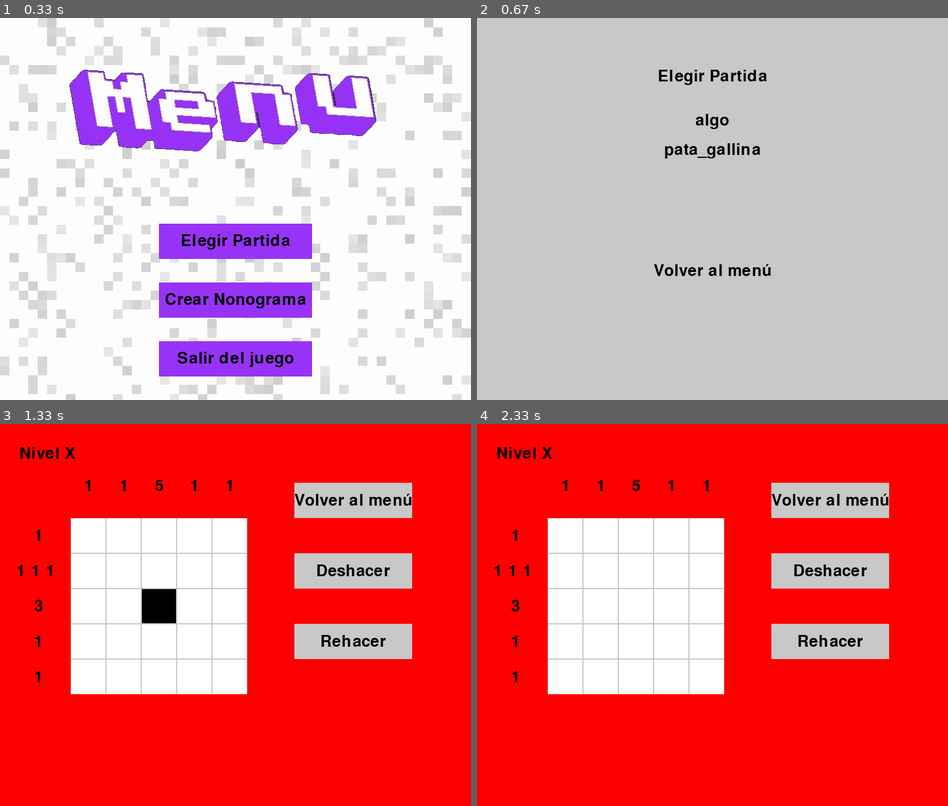
Above: before the commit, frames 1-4 (two rows, left to right).
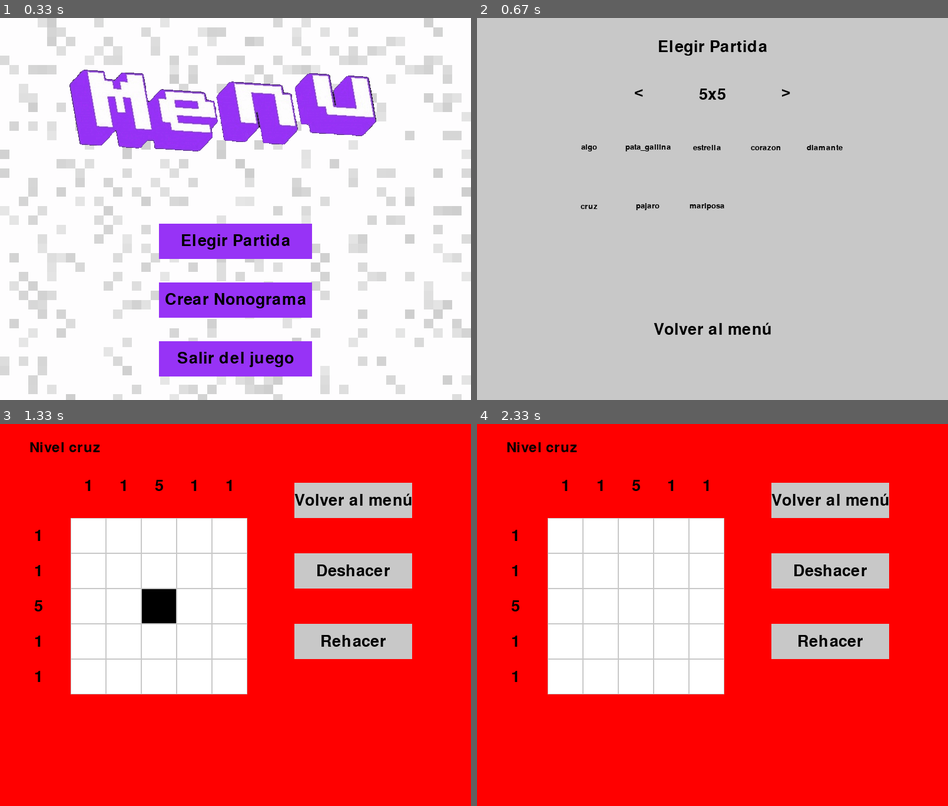
Above: after the commit, the same moments.

Repository: Diego-ipt/Pygame_nonograma
Game: pygame game, started from inicio.py
Two runs of this game, one before a commit and one after it. Both use one fixed random seed, a clock stepped at 60 frames per second and the inputs below.
Inputs (mouse positions are in pixels of both pictures, inside the frame that each line leads up to):
- Up to frame 1 (0.33 s): no input
- Up to frame 2 (0.67 s): press the mouse at (712, 239) at 0.37 s; move the mouse to (637, 270) at 0.47 s; release the mouse at (566, 296) at 0.6 s
- Up to frame 3 (1.33 s): press the mouse at (113, 611) at 0.7 s; move the mouse to (94, 569) at 0.8 s; release the mouse at (75, 523) at 0.93 s; press the mouse at (160, 607) at 1.03 s; move the mouse to (259, 641) at 1.13 s; release the mouse at (357, 676) at 1.27 s
- Up to frame 4 (2.33 s): click (806, 584) at 1.47 s; press the mouse at (637, 607) at 1.77 s; move the mouse to (608, 641) at 1.87 s; move the mouse to (580, 676) at 1.97 s; release the mouse at (580, 676) at 2 s; press the mouse at (637, 607) at 2.17 s; move the mouse to (759, 538) at 2.27 s

Frame 1 is identical in both runs. In frame 2, 2.3% of the frame differs, in the area x 22-78%, y 5-83%; in frame 3, 0.4%; in frame 4, 0.4%.

Commit message:
Cuadrícula para elección de nivel, se puede cambiar de dificultad. Se añadieron nuevos niveles predeterminados (#8)
* Branch publicada, codigo no funcional actualmente, codigo para guardar diseno cambiado para ordenar carpetas. Tests actualizados y empezados

* eleccion de niveles en formato cuadricula, además de creación de algunos niveles 5x5

* Creacion de nuevos niveles para 7x7 y 10x10. Además, ahora se muestra el nombre del nivel dentro del juego

---------

Co-authored-by: JavierKDGN <javier.cadagan6@gmail.com>

Diff:
--- /dev/null
+++ b/levels/base_levels/size_10/nivel_2_size_10.json
@@ -0,0 +1,17 @@
+{
+    "nivel": 2,
+    "Name": "abeto",
+    "diseno": [
+        [false, false, false, false, false, false, false, true, false, false],
+        [false, false, false, false, false, false, true, true, false, false],
+        [false, false, false, false, false, true, true, true, false, false],
+        [false, false, false, false, true, true, true, true, true, false],
+        [false, false, false, true, true, true, true, true, true, false],
+        [false, false, true, true, true, true, true, true, false, false],
+        [false, false, false, false, false, false, false, false, false, false],
+        [false, false, false, false, false, false, false, false, false, false],
+        [false, false, false, false, false, false, false, false, false, false],
+        [false, false, false, false, false, false, false, false, false, false]
+    ],
+    "grid_size": 10
+}
--- /dev/null
+++ b/levels/base_levels/size_10/nivel_3_size_10.json
@@ -0,0 +1,17 @@
+{
+    "nivel": 3,
+    "Name": "tigre",
+    "diseno": [
+        [false, false, true, false, false, false, false, false, false, false],
+        [false, true, true, true, false, false, false, false, false, false],
+        [true, true, true, true, true, false, false, false, false, false],
+        [false, false, true, true, true, true, true, true, true, false],
+        [false, false, false, true, true, true, true, true, false, false],
+        [false, false, false, false, false, false, false, false, false, false],
+        [false, false, false, false, false, false, false, false, false, false],
+        [false, false, false, false, false, false, false, false, false, false],
+        [false, false, false, false, false, false, false, false, false, false],
+        [false, false, false, false, false, false, false, false, false, false]
+    ],
+    "grid_size": 10
+}
--- /dev/null
+++ b/levels/base_levels/size_10/nivel_4_size_10.json
@@ -0,0 +1,17 @@
+{
+    "nivel": 4,
+    "Name": "perro",
+    "diseno": [
+        [false, false, false, false, true, true, false, false, false, false],
+        [false, false, false, true, true, true, true, false, false, false],
+        [false, false, true, true, false, false, true, true, false, false],
+        [false, true, true, true, false, false, true, true, true, false],
+        [false, false, true, false, true, true, true, true, false, false],
+        [false, false, false, true, true, false, false, false, false, false],
+        [false, false, false, false, false, false, false, false, false, false],
+        [false, false, false, false, false, false, false, false, false, false],
+        [false, false, false, false, false, false, false, false, false, false],
+        [false, false, false, false, false, false, false, false, false, false]
+    ],
+    "grid_size": 10
+}
--- /dev/null
+++ b/levels/base_levels/size_10/nivel_5_size_10.json
@@ -0,0 +1,17 @@
+{
+    "nivel": 5,
+    "Name": "elefante",
+    "diseno": [
+        [false, false, true, true, true, true, false, false, false, false],
+        [false, true, true, true, true, true, true, true, false, false],
+        [true, true, true, false, false, false, true, true, true, false],
+        [false, true, false, true, true, true, true, false, false, false],
+        [false, false, false, true, false, false, false, false, false, false],
+        [false, false, false, false, false, false, false, false, false, false],
+        [false, false, false, false, false, false, false, false, false, false],
+        [false, false, false, false, false, false, false, false, false, false],
+        [false, false, false, false, false, false, false, false, false, false],
+        [false, false, false, false, false, false, false, false, false, false]
+    ],
+    "grid_size": 10
+}
--- /dev/null
+++ b/levels/base_levels/size_10/nivel_6_size_10.json
@@ -0,0 +1,17 @@
+{
+    "nivel": 6,
+    "Name": "conejo",
+    "diseno": [
+        [false, false, false, true, true, false, false, false, false, false],
+        [false, false, true, true, false, true, true, false, false, false],
+        [false, true, true, true, true, true, true, false, false, false],
+        [false, false, false, false, true, false, true, true, false, false],
+        [false, false, false, false, false, true, true, false, false, false],
+        [false, false, false, false, false, false, false, false, false, false],
+        [false, false, false, false, false, false, false, false, false, false],
+        [false, false, false, false, false, false, false, false, false, false],
+        [false, false, false, false, false, false, false, false, false, false],
+        [false, false, false, false, false, false, false, false, false, false]
+    ],
+    "grid_size": 10
+}
--- /dev/null
+++ b/levels/base_levels/size_10/nivel_7_size_10.json
@@ -0,0 +1,17 @@
+{
+    "nivel": 7,
+    "Name": "raton",
+    "diseno": [
+        [false, false, false, true, false, false, false, false, false, false],
+        [false, false, true, true, false, true, true, false, false, false],
+        [false, true, true, true, false, true, true, true, false, false],
+        [true, false, false, true, true, true, false, false, false, false],
+        [false, false, false, false, false, false, false, false, false, false],
+        [false, false, false, false, false, false, false, false, false, false],
+        [false, false, false, false, false, false, false, false, false, false],
+        [false, false, false, false, false, false, false, false, false, false],
+        [false, false, false, false, false, false, false, false, false, false],
+        [false, false, false, false, false, false, false, false, false, false]
+    ],
+    "grid_size": 10
+}
--- /dev/null
+++ b/levels/base_levels/size_10/nivel_8_size_10.json
@@ -0,0 +1,17 @@
+{
+    "nivel": 8,
+    "Name": "caballo",
+    "diseno": [
+        [false, false, true, true, true, false, false, false, false, false],
+        [false, true, true, true, true, true, true, false, false, false],
+        [true, true, true, false, false, true, true, true, false, false],
+        [false, true, true, false, true, true, true, false, false, false],
+        [false, false, false, false, false, false, false, false, false, false],
+        [false, false, false, false, false, false, false, false, false, false],
+        [false, false, false, false, false, false, false, false, false, false],
+        [false, false, false, false, false, false, false, false, false, false],
+        [false, false, false, false, false, false, false, false, false, false],
+        [false, false, false, false, false, false, false, false, false, false]
+    ],
+    "grid_size": 10
+}
--- /dev/null
+++ b/levels/base_levels/size_5/nivel_3_size_5.json
@@ -0,0 +1,12 @@
+{
+    "nivel": 3,
+    "Name": "estrella",
+    "diseno": [
+      [false, false, true, false, false],
+      [false, true, true, true, false],
+      [true, true, true, true, true],
+      [false, true, true, true, false],
+      [false, false, true, false, false]
+    ],
+    "grid_size": 5
+  }
--- /dev/null
+++ b/levels/base_levels/size_5/nivel_4_size_5.json
@@ -0,0 +1,12 @@
+{
+    "nivel": 4,
+    "Name": "corazon",
+    "diseno": [
+      [false, true, false, true, false],
+      [true, true, true, true, true],
+      [true, true, true, true, true],
+      [false, true, true, true, false],
+      [false, false, true, false, false]
+    ],
+    "grid_size": 5
+  }
--- /dev/null
+++ b/levels/base_levels/size_5/nivel_5_size_5.json
@@ -0,0 +1,12 @@
+{
+    "nivel": 5,
+    "Name": "diamante",
+    "diseno": [
+      [false, false, true, false, false],
+      [false, true, true, true, false],
+      [true, true, true, true, true],
+      [false, true, true, true, false],
+      [false, false, true, false, false]
+    ],
+    "grid_size": 5
+  }
--- /dev/null
+++ b/levels/base_levels/size_5/nivel_6_size_5.json
@@ -0,0 +1,12 @@
+{
+    "nivel": 6,
+    "Name": "cruz",
+    "diseno": [
+      [false, false, true, false, false],
+      [false, false, true, false, false],
+      [true, true, true, true, true],
+      [false, false, true, false, false],
+      [false, false, true, false, false]
+    ],
+    "grid_size": 5
+  }
--- /dev/null
+++ b/levels/base_levels/size_5/nivel_7_size_5.json
@@ -0,0 +1,12 @@
+{
+    "nivel": 7,
+    "Name": "pajaro",
+    "diseno": [
+      [false, true, false, true, false],
+      [false, true, true, true, false],
+      [true, false, false, false, true],
+      [false, true, true, true, false],
+      [true, true, true, true, true]
+    ],
+    "grid_size": 5
+  }
--- /dev/null
+++ b/levels/base_levels/size_5/nivel_8_size_5.json
@@ -0,0 +1,12 @@
+{
+    "nivel": 8,
+    "Name": "mariposa",
+    "diseno": [
+      [false, true, false, true, false],
+      [true, false, true, false, true],
+      [false, true, false, true, false],
+      [true, false, true, false, true],
+      [false, true, false, true, false]
+    ],
+    "grid_size": 5
+  }
--- /dev/null
+++ b/levels/base_levels/size_7/nivel_3_size_7.json
@@ -0,0 +1,14 @@
+{
+    "nivel": 3,
+    "Name": "flor",
+    "diseno": [
+      [false, false, true, false, true, false, false],
+      [false, true, true, true, true, true, false],
+      [true, true, false, true, false, true, true],
+      [false, true, true, true, true, true, false],
+      [true, true, false, true, false, true, true],
+      [false, true, true, true, true, true, false],
+      [false, false, true, false, true, false, false]
+    ],
+    "grid_size": 7
+}
--- /dev/null
+++ b/levels/base_levels/size_7/nivel_4_size_7.json
@@ -0,0 +1,14 @@
+{
+    "nivel": 4,
+    "Name": "montaña",
+    "diseno": [
+      [false, false, false, false, true, false, false],
+      [false, false, false, true, true, true, false],
+      [false, false, true, true, true, true, true],
+      [false, true, true, true, true, true, false],
+      [true, true, true, true, true, false, false],
+      [false, true, true, true, false, false, false],
+      [false, false, true, false, false, false, false]
+    ],
+    "grid_size": 7
+}
--- /dev/null
+++ b/levels/base_levels/size_7/nivel_5_size_7.json
@@ -0,0 +1,14 @@
+{
+    "nivel": 5,
+    "Name": "arbol",
+    "diseno": [
+        [false, false, true, false, false, false, false],
+        [false, true, true, true, false, false, false],
+        [true, true, true, true, true, false, false],
+        [false, false, true, false, false, false, false],
+        [false, false, true, false, false, false, false],
+        [false, false, true, false, false, false, false],
+        [false, false, false, false, false, false, false]
+    ],
+    "grid_size": 7
+}
--- /dev/null
+++ b/levels/base_levels/size_7/nivel_6_size_7.json
@@ -0,0 +1,14 @@
+{
+    "nivel": 6,
+    "Name": "nube",
+    "diseno": [
+        [false, false, false, true, false, false, false],
+        [false, false, true, true, true, false, false],
+        [false, true, true, true, true, true, false],
+        [false, false, true, true, false, false, false],
+        [false, false, false, false, false, false, false],
+        [false, false, false, false, false, false, false],
+        [false, false, false, false, false, false, false]
+    ],
+    "grid_size": 7
+}
--- /dev/null
+++ b/levels/base_levels/size_7/nivel_7_size_7.json
@@ -0,0 +1,14 @@
+{
+    "nivel": 7,
+    "Name": "pico",
+    "diseno": [
+        [false, false, false, true, false, false, false],
+        [false, false, true, true, true, false, false],
+        [false, true, true, true, true, true, false],
+        [true, true, true, true, true, true, true],
+        [false, false, true, true, true, false, false],
+        [false, false, false, true, false, false, false],
+        [false, false, false, false, false, false, false]
+    ],
+    "grid_size": 7
+}
--- /dev/null
+++ b/levels/base_levels/size_7/nivel_8_size_7.json
@@ -0,0 +1,14 @@
+{
+    "nivel": 8,
+    "Name": "onda",
+    "diseno": [
+        [false, true, false, false, true, false, false],
+        [true, false, true, false, false, true, false],
+        [false, true, false, true, false, false, false],
+        [false, false, true, false, true, false, false],
+        [false, true, false, false, false, true, false],
+        [true, false, true, false, false, false, false],
+        [false, false, false, false, false, false, false]
+    ],
+    "grid_size": 7
+}
--- a/nonograma_core/Elementos_graficos/elementos_menus.py
+++ b/nonograma_core/Elementos_graficos/elementos_menus.py
@@ -42,10 +42,13 @@
 accion_ejecutada = False
 
 # Función para los botones
-def boton(texto, x, y, ancho, alto, color_base, color_presionado, pantalla, accion=None, color_text=NEGRO):
+def boton(texto, x, y, ancho, alto, color_base, color_presionado, pantalla, accion=None, color_text=NEGRO, font=None):
     global accion_ejecutada
     raton = pygame.mouse.get_pos()
     click = pygame.mouse.get_pressed()
+
+    # Usa la fuente predeterminada si no se pasa una
+    font = font or fuente
 
     if x + ancho > raton[0] > x and y + alto > raton[1] > y:
         if color_presionado != NOTHING:
@@ -61,7 +64,7 @@
     if click[0] == 0:
         accion_ejecutada = False
 
-    mostrar_texto(texto, fuente, color_text, pantalla, x + (ancho // 2), y + (alto // 2))
+    mostrar_texto(texto, font, color_text, pantalla, x + (ancho // 2), y + (alto // 2))
 
 # Función para dibujar una cuadrícula menu
 def dibujar_grid(pantalla, filas, columnas, tamano_celda, color_activo, color_inactivo, grid_estado):
--- a/nonograma_core/JuegoNonograma.py
+++ b/nonograma_core/JuegoNonograma.py
@@ -29,7 +29,7 @@
         self.game = lvl
         self.game.running = True
 
-    def cambiar_ventana(self, nuevo_estado, game=None):
+    def cambiar_ventana(self, nuevo_estado, game=None, nombre_nivel=None):
         print(f"Cambiando a ventana: {nuevo_estado}")
         if nuevo_estado == 'menu_principal':
             self.ventana_actual = VentanaMenuPrincipal(self.pantalla, self.cambiar_ventana)
@@ -38,7 +38,7 @@
         elif nuevo_estado == 'crear_nonograma':
             self.ventana_actual = VentanaCrearNonograma(self.pantalla, self.cambiar_ventana)
         elif nuevo_estado == 'ventana_nonograma_game':
-            self.ventana_actual = VentanaNonogramaGame(self.pantalla, self.cambiar_ventana, game)
+            self.ventana_actual = VentanaNonogramaGame(self.pantalla, self.cambiar_ventana, game, nombre_nivel)
         elif nuevo_estado == 'ventana_victoria':
             self.ventana_actual = VentanaVictoria(self.pantalla, self.cambiar_ventana)
 
--- a/nonograma_core/Ventanas/VentanaElegirPartida.py
+++ b/nonograma_core/Ventanas/VentanaElegirPartida.py
@@ -1,65 +1,87 @@
 import json
+import os
+from nonograma_core.Logica.tablero_nonograma import Game
+from nonograma_core.Ventanas.VentanaBase import VentanaBase
 from nonograma_core.Elementos_graficos.elementos_menus import *
-import os
 from nonograma_core.Elementos_graficos.colores import *
-from nonograma_core.Logica.tablero_nonograma import *
-from nonograma_core.Logica.nonograma_numeros import *
-from nonograma_core.Ventanas.VentanaBase import *
 
-
-class VentanaElegirPartida(VentanaBase):
-    def __init__(self, pantalla, cambiar_ventana):
-        super().__init__(pantalla, cambiar_ventana)
-
-    def iniciar_juego(self, partida_seleccionada):
-        game = partida_seleccionada  # Reinicia el juego
-        game.running = True
-        self.cambiar_ventana('ventana_nonograma_game', game)
-
-    def get_levels_name(self, carpeta_elegida="size_5"):
-        base_dir = os.path.join("levels", "Lvl_base", carpeta_elegida)
-        levels = []
+def get_levels_name(carpeta_elegida):
+    base_dir = os.path.join("levels", "base_levels", carpeta_elegida)
+    levels = []
+    if os.path.exists(base_dir):
         for file in os.listdir(base_dir):
             if file.endswith(".json"):
                 with open(os.path.join(base_dir, file), 'r') as f:
                     level_data = json.load(f)
                     levels.append(level_data["Name"])
-        return levels
+    return levels
 
-    def get_levels_file(self, carpeta_elegida="size_5"):
-        base_dir = os.path.join("levels", "Lvl_base", carpeta_elegida)
-        levels = []
+def get_levels_file(carpeta_elegida):
+    base_dir = os.path.join("levels", "base_levels", carpeta_elegida)
+    levels = []
+    if os.path.exists(base_dir):
         for file in os.listdir(base_dir):
             if file.endswith(".json"):
-                with open(os.path.join(base_dir, file), 'r') as f:
-                    levels.append(file)
-        return levels
+                levels.append(file)
+    return levels
+
+class VentanaElegirPartida(VentanaBase):
+    def __init__(self, pantalla, cambiar_ventana):
+        super().__init__(pantalla, cambiar_ventana)
+        self.dificultades = ["size_5", "size_7", "size_10"]
+        self.indice_dificultad = 0 #para simular arreglo circular
+        self.niveles = self.cargar_niveles()
+        self.nombre_nivel_elegido = ""
+
+    def cambiar_dificultad(self, direccion):
+        #-1 para izquierda, 1 para derecha
+        self.indice_dificultad = (self.indice_dificultad + direccion) % len(self.dificultades)
+        self.niveles = self.cargar_niveles()
+
+    def cargar_niveles(self):
+        dificultad_actual = self.dificultades[self.indice_dificultad]
+        return [get_levels_name(dificultad_actual), get_levels_file(dificultad_actual)]
+
+    def iniciar_juego(self, partida_seleccionada):
+        game = partida_seleccionada  # Reinicia el juego
+        game.running = True
+        self.cambiar_ventana('ventana_nonograma_game', game, self.nombre_nivel_elegido)
 
     def dibujar(self):
         self.pantalla.fill(GRIS)
-        mostrar_texto("Elegir Partida", fuente, NEGRO, self.pantalla, 400, 100)
-        boton("Volver al menú", 300, 400, 200, 60, GRIS, AZUL_OSCURO, self.pantalla, lambda: self.cambiar_ventana('menu_principal'))
+        mostrar_texto("Elegir Partida", fuente, NEGRO, self.pantalla, 400, 50)
 
-        lvl_list=[self.get_levels_name(),self.get_levels_file()]
-        # Mostrar lista de niveles
-        seleccion = mostrar_lista_nombres(self.pantalla, lvl_list[0], 100, 150, 600, 50, GRIS, AZUL_OSCURO, NEGRO, fuente)
-        file_lvl = None
-        if seleccion is not None:
-            try:
-                index = lvl_list[0].index(seleccion)
-                file_lvl = lvl_list[1][index]
-            except ValueError:
-                pass
+        # Flechas de navegación de dificultad
+        boton("<", 250, 100, 50, 50, GRIS, AZUL_OSCURO, self.pantalla, lambda: self.cambiar_dificultad(-1))
+        boton(">", 500, 100, 50, 50, GRIS, AZUL_OSCURO, self.pantalla, lambda: self.cambiar_dificultad(1))
 
-        if seleccion is not None:
-            if file_lvl is not None:
-                # Cargar los datos del nivel seleccionado
-                with open(os.path.join("levels", "Lvl_base", "size_5", file_lvl)) as file:
-                    level_data = json.load(file)
+        # Mostrar la dificultad actual
+        dificultad_texto = self.dificultades[self.indice_dificultad].replace("size_", "") + "x" + self.dificultades[self.indice_dificultad].replace("size_", "")
+        mostrar_texto(dificultad_texto, fuente, NEGRO, self.pantalla, 400, 130)
 
-                # Crear una instancia de Game con los datos del nivel seleccionado
-                grid_size = level_data['grid_size']
-                matriz_solucion = level_data['diseno']
-                game = Game(grid_size=grid_size, matriz_solucion=matriz_solucion)
-                print(seleccion)
-                self.iniciar_juego(game)
+        # Botón para volver al menú principal
+        boton("Volver al menú", 300, 500, 200, 60, GRIS, AZUL_OSCURO, self.pantalla, lambda: self.cambiar_ventana('menu_principal'))
+
+        # dibujar una cuadrícula para mostrar niveles
+        niveles_nombres = self.niveles[0]
+        for i, nombre in enumerate(niveles_nombres[:15]):  # Maximo 15 niveles
+            x = 150 + (i % 5) * 100  # Posición en X para cada columna
+            y = 180 + (i // 5) * 100  # Posición en Y para cada fila
+            boton(nombre, x, y, 80, 80, GRIS, AZUL_OSCURO, self.pantalla, lambda n=nombre: self.seleccionar_nivel(n), font=pygame.font.SysFont(None, 20))
+
+    def seleccionar_nivel(self, nombre_nivel):
+        # Encuentra el archivo correspondiente al nivel seleccionado
+        index = self.niveles[0].index(nombre_nivel)
+        file_lvl = self.niveles[1][index]
+
+        # Cargar los datos del nivel seleccionado
+        dificultad_actual = self.dificultades[self.indice_dificultad]
+        with open(os.path.join("levels", "base_levels", dificultad_actual, file_lvl)) as file:
+            level_data = json.load(file)
+
+        # Crear una instancia de Game con los datos del nivel seleccionado
+        grid_size = level_data['grid_size']
+        matriz_solucion = level_data['diseno']
+        game = Game(grid_size=grid_size, matriz_solucion=matriz_solucion)
+        self.nombre_nivel_elegido = nombre_nivel
+        self.iniciar_juego(game)
--- a/nonograma_core/Ventanas/VentanaNonogramaGame.py
+++ b/nonograma_core/Ventanas/VentanaNonogramaGame.py
@@ -9,10 +9,10 @@
 
 
 class VentanaNonogramaGame(VentanaBase):
-    def __init__(self, pantalla, cambiar_ventana, game):
+    def __init__(self, pantalla, cambiar_ventana, game, nombre_nivel):
         super().__init__(pantalla, cambiar_ventana)
         self.game = game
-
+        self.nombre_nivel = nombre_nivel
         self.running = True
 
     # En el bucle principal del juego
@@ -20,7 +20,8 @@
         time.sleep(0.1)  # Agregar un delay de 1 segundo
         pantalla.fill(ROJO)
         pygame.display.set_caption("Nonograma Game")
-        mostrar_texto("Nivel X", fuente, NEGRO, pantalla, 80, 50)
+        texto_nivel = f"Nivel {self.nombre_nivel}"
+        mostrar_texto(texto_nivel, pygame.font.SysFont(None, 35), NEGRO, pantalla, 110, 40)
 
         filas, columnas = procesar_matriz(self.game.board.matriz_solucion)
         game_position = (120, 160)
--- a/tests/test_creador.py
+++ b/tests/test_creador.py
@@ -47,8 +47,14 @@
 
 def test_guardarDiseno():
     game = CreatorWindow()
+    #deberia ser 5x5
     game.creator_board.board[0][0].click()
     game.saveDesign("Test")
-    with open("../levels/game_levels/Test.json", "r") as file:
+    with open(".../levels/base_levels/size_5/Test.json", "r") as file:
         data = json.load(file)
-        data["diseno"] == [[1,0,0],[0,0,0],[0,0,0]]
+        assert data["diseno"] == [[1,0,0,0,0],
+                                  [0,0,0,0,0],
+                                  [0,0,0,0,0],
+                                  [0,0,0,0,0],
+                                  [0,0,0,0,0],
+                                  ]
--- /dev/null
+++ b/tests/test_seleccion_nivel.py
@@ -0,0 +1,10 @@
+import pytest
+from nonograma_core.Ventanas.VentanaElegirPartida import get_levels_file
+from nonograma_core.Ventanas.VentanaElegirPartida import get_levels_file
+
+def test_lista_niveles():
+    niveles = get_levels()
+
+
+def test_elegirNivel():
+    return
Renamed: levels/Lvl_base/size_10/nivel_1_size_10.json -> levels/base_levels/size_10/nivel_1_size_10.json
Renamed: levels/Lvl_base/size_5/nivel_1_size_5.json -> levels/base_levels/size_5/nivel_1_size_5.json
Renamed: levels/Lvl_base/size_5/nivel_2_size_5.json -> levels/base_levels/size_5/nivel_2_size_5.json
Renamed: levels/Lvl_base/size_7/nivel_1_size_7.json -> levels/base_levels/size_7/nivel_1_size_7.json
Renamed: levels/Lvl_base/size_7/nivel_2_size_7.json -> levels/base_levels/size_7/nivel_2_size_7.json
